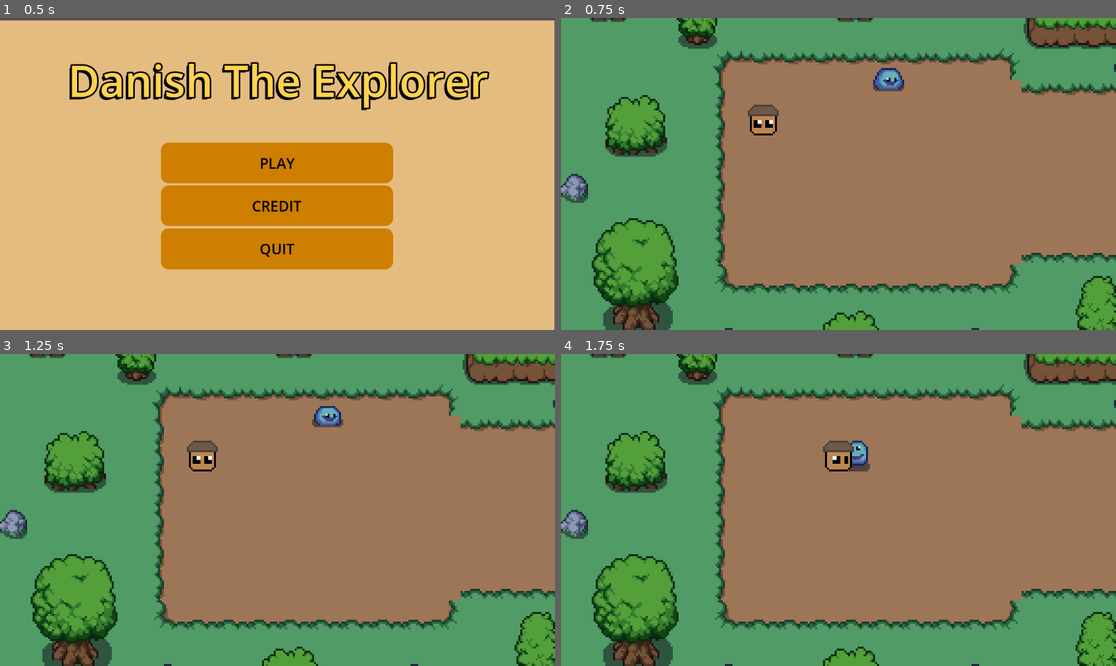
Above: before the commit, frames 1-4 (two rows, left to right).
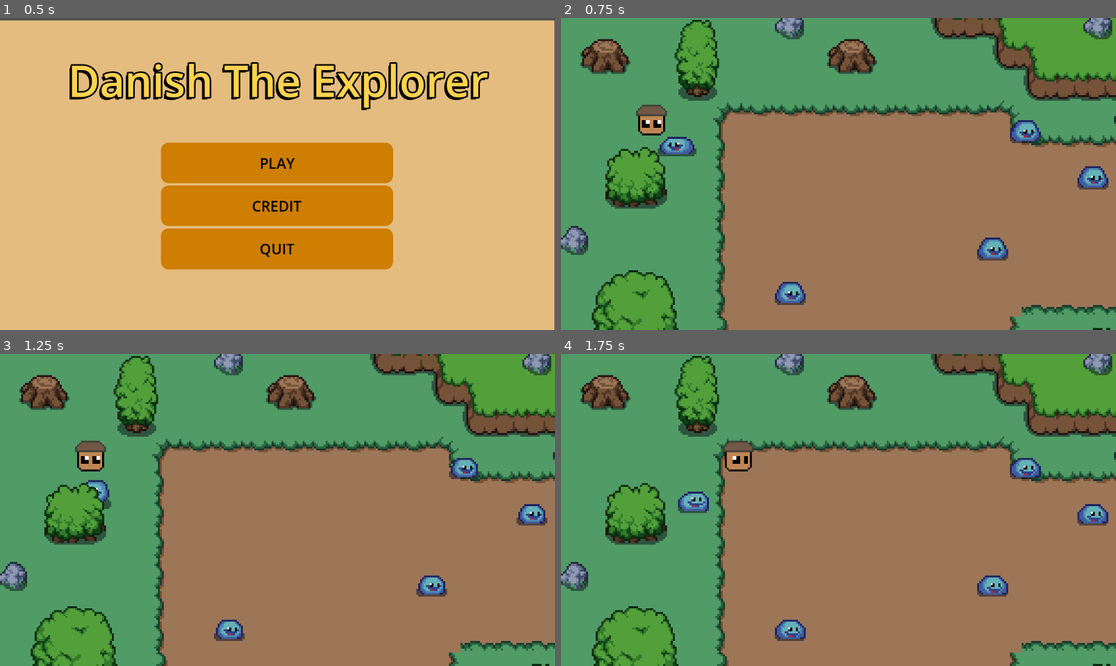
Above: after the commit, the same moments.

Repository: Abbby1007/Danish_The_Explorer
Game: Godot game, scene res://scenes/menu.tscn
Same seed, same stepped clock (60 frames per second), same inputs: the game is played once before the commit and once after it.
Inputs:
- Up to frame 1 (0.5 s): no input
- Up to frame 2 (0.75 s): click "PLAY" at 0.5 s
- Up to frame 3 (1.25 s): no input
- Up to frame 4 (1.75 s): tap Enter at 1.25 s; hold Right (ui_right) from 1.28 s (still down); tap E (attack) at 1.35 s

Frame 1 is identical in both runs. In frame 2, 44% of the frame differs, in the area x 0-100%, y 0-100%; in frame 3, 44%; in frame 4, 44%.

Commit message:
teleport player when they kill an enemy

Diff:
--- a/project.godot
+++ b/project.godot
@@ -31,6 +31,10 @@
 ]
 }
 
+[internationalization]
+
+locale/translations_pot_files=PackedStringArray("res://dialogue/level1.dialogue")
+
 [rendering]
 
 textures/canvas_textures/default_texture_filter=0
--- a/scenes/cliff_side.tscn
+++ b/scenes/cliff_side.tscn
@@ -1,3 +1,6 @@
 [gd_scene format=3 uid="uid://ck3vnk3oodujs"]
 
 [node name="cliff_side" type="Node2D"]
+
+[node name="TileMap" type="TileMap" parent="."]
+format = 2
--- a/scenes/world.tscn
+++ b/scenes/world.tscn
@@ -1,6 +1,7 @@
-[gd_scene load_steps=10 format=3 uid="uid://blh8lbc40jc3b"]
+[gd_scene load_steps=11 format=3 uid="uid://blh8lbc40jc3b"]
 
 [ext_resource type="Texture2D" uid="uid://bkqyos8b7nthw" path="res://art/tilesets/plains.png" id="1_4wyf3"]
+[ext_resource type="Script" uid="uid://bvgq4f7vxf65k" path="res://scripts/world.gd" id="1_qfnet"]
 [ext_resource type="Texture2D" uid="uid://c1njwlnpdqh6b" path="res://art/tilesets/grass.png" id="2_k0juu"]
 [ext_resource type="Texture2D" uid="uid://c3oher80ci7cp" path="res://art/objects/objects.png" id="3_71j4m"]
 [ext_resource type="PackedScene" uid="uid://ciqb5opq3ynkd" path="res://scenes/player.tscn" id="4_k0juu"]
@@ -93,6 +94,7 @@
 
 [node name="world" type="Node2D"]
 y_sort_enabled = true
+script = ExtResource("1_qfnet")
 
 [node name="TileMap" type="TileMap" parent="."]
 z_index = 1
@@ -112,9 +114,21 @@
 layer_2/tile_data = PackedInt32Array(-327685, 655362, 7, 393211, 393218, 7, 262147, 524290, 6, -327693, 655362, 7, 262132, 2, 5, -65548, 393218, 7, -327690, 524290, 6, -262140, 2, 1, 393207, 2, 1, -458749, 2, 1, -393223, 2, 1, 65522, 2, 1, 393215, 2, 1)
 
 [node name="player" parent="." instance=ExtResource("4_k0juu")]
-position = Vector2(-115, 1)
+position = Vector2(-173, -26)
 
 [node name="enemy" parent="." instance=ExtResource("5_71j4m")]
-position = Vector2(-50, -44)
+position = Vector2(-152, -44)
 
 [node name="collisions" type="StaticBody2D" parent="."]
+
+[node name="enemy2" parent="." instance=ExtResource("5_71j4m")]
+position = Vector2(-101, 40)
+
+[node name="enemy3" parent="." instance=ExtResource("5_71j4m")]
+position = Vector2(21, -44)
+
+[node name="enemy4" parent="." instance=ExtResource("5_71j4m")]
+position = Vector2(4, 17)
+
+[node name="enemy5" parent="." instance=ExtResource("5_71j4m")]
+position = Vector2(56, -20)
--- a/scripts/enemy.gd
+++ b/scripts/enemy.gd
@@ -57,6 +57,7 @@
 			can_take_damage = false
 			print("slime health = ", health)
 			if health <= 0:
+				global.one_enemies = global.one_enemies + 1
 				self.queue_free()
 
 
--- a/scripts/global.gd
+++ b/scripts/global.gd
@@ -1,3 +1,5 @@
 extends Node
 
 var player_current_attack = false
+
+var one_enemies = 0
--- a/scripts/player.gd
+++ b/scripts/player.gd
@@ -29,7 +29,6 @@
 
 #controls the movement and determines where the player is facing
 func player_movement(delta):
-
 	if Input.is_action_pressed("ui_right"):
 		current_dir = "right"
 		play_anim(1)
--- /dev/null
+++ b/scripts/world.gd
@@ -0,0 +1,7 @@
+extends Node2D
+
+func _physics_process(delta):
+	if global.one_enemies == 5:
+		print("TELEPORT PLAYER")
+		global.one_enemies == 0
+		get_tree().change_scene_to_file("res://scenes/menu.tscn")
Not shown, added: dialogue/level1.dialogue
Not shown, added: dialogue/level1.dialogue.import
Not shown, added: scripts/world.gd.uid
